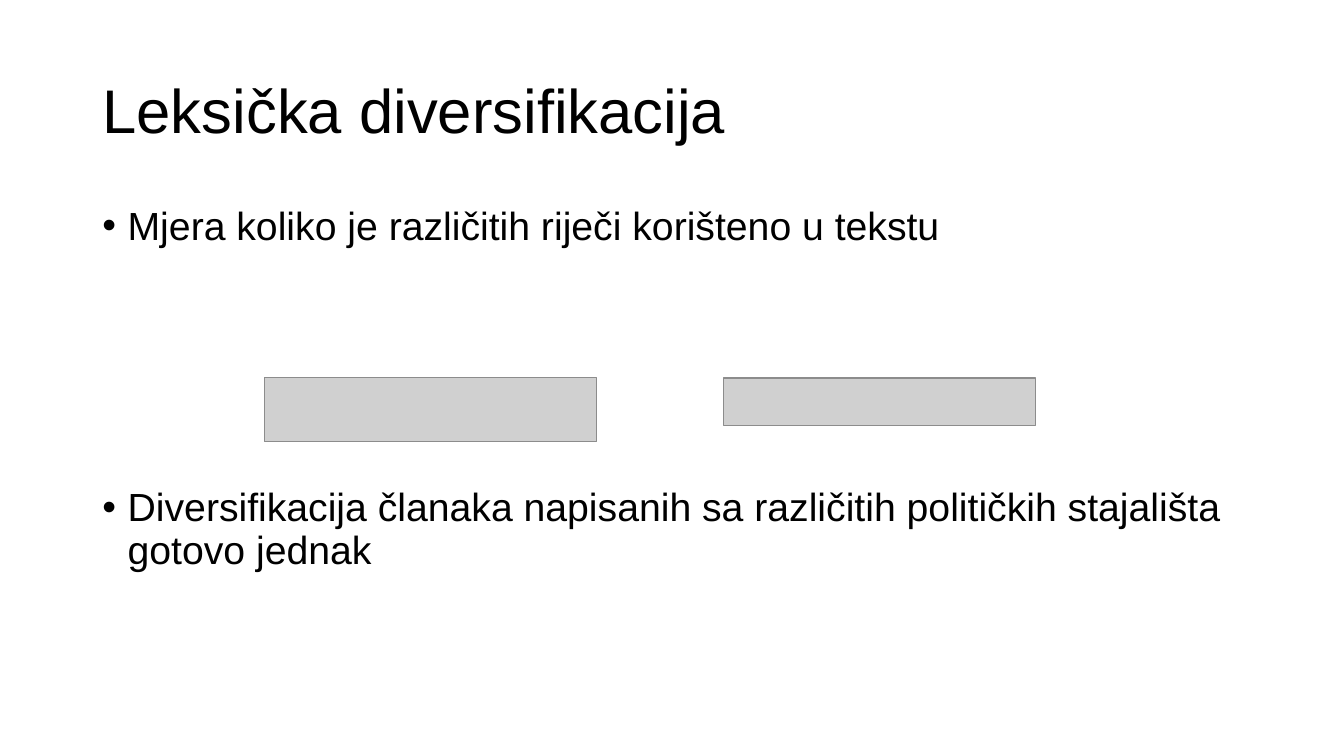
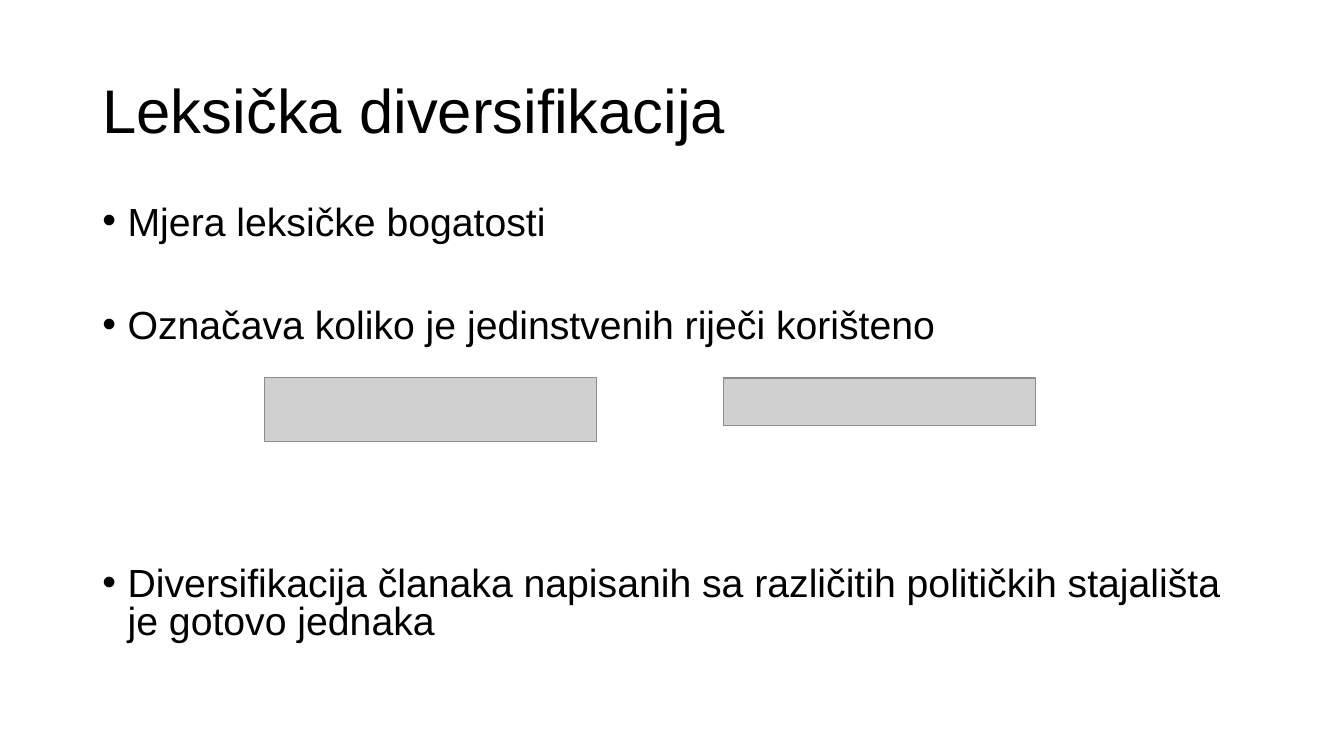
Before and after one commit to markobenjak/NoSQL, a slide deck: slide 10 of NoSQL_BigData_analitika.pptx. Drawn at 1344x756 pixels with LibreOffice and Linux fonts; fonts in the diff are those of the drawing; grey boxes stand for pictures. Boxes give left, top, right and bottom in pixels: in the first picture for what was removed or moved away, otherwise in the second. Text is boxed around its words. In the diff, an @@ line names an element or a change of style, - is before the commit and + after.

```diff
--- a/NoSQL_BigData_analitika.pptx
+++ b/NoSQL_BigData_analitika.pptx
@@ text at <box>128,207,1220,643</box>: text changed @@
-• Mjera koliko je različitih riječi korišteno u tekstu
-• Diversifikacija članaka napisanih sa različitih političkih stajališta gotovo jednak
+• Mjera leksičke bogatosti
+• Označava koliko je jedinstvenih riječi korišteno
+• Diversifikacija članaka napisanih sa različitih političkih stajališta je gotovo jednaka
```
Also in this commit, not shown: 7 other slides changed.
